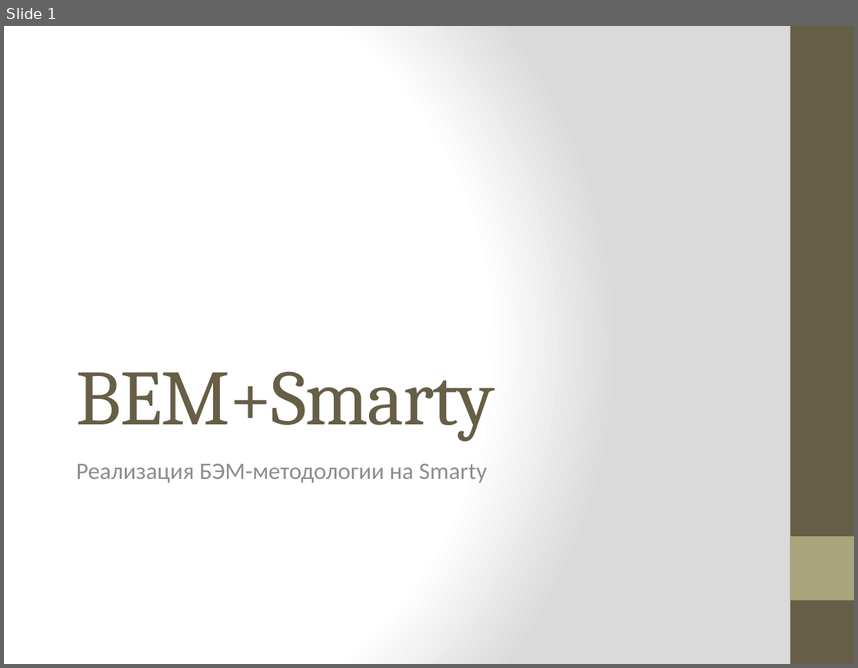
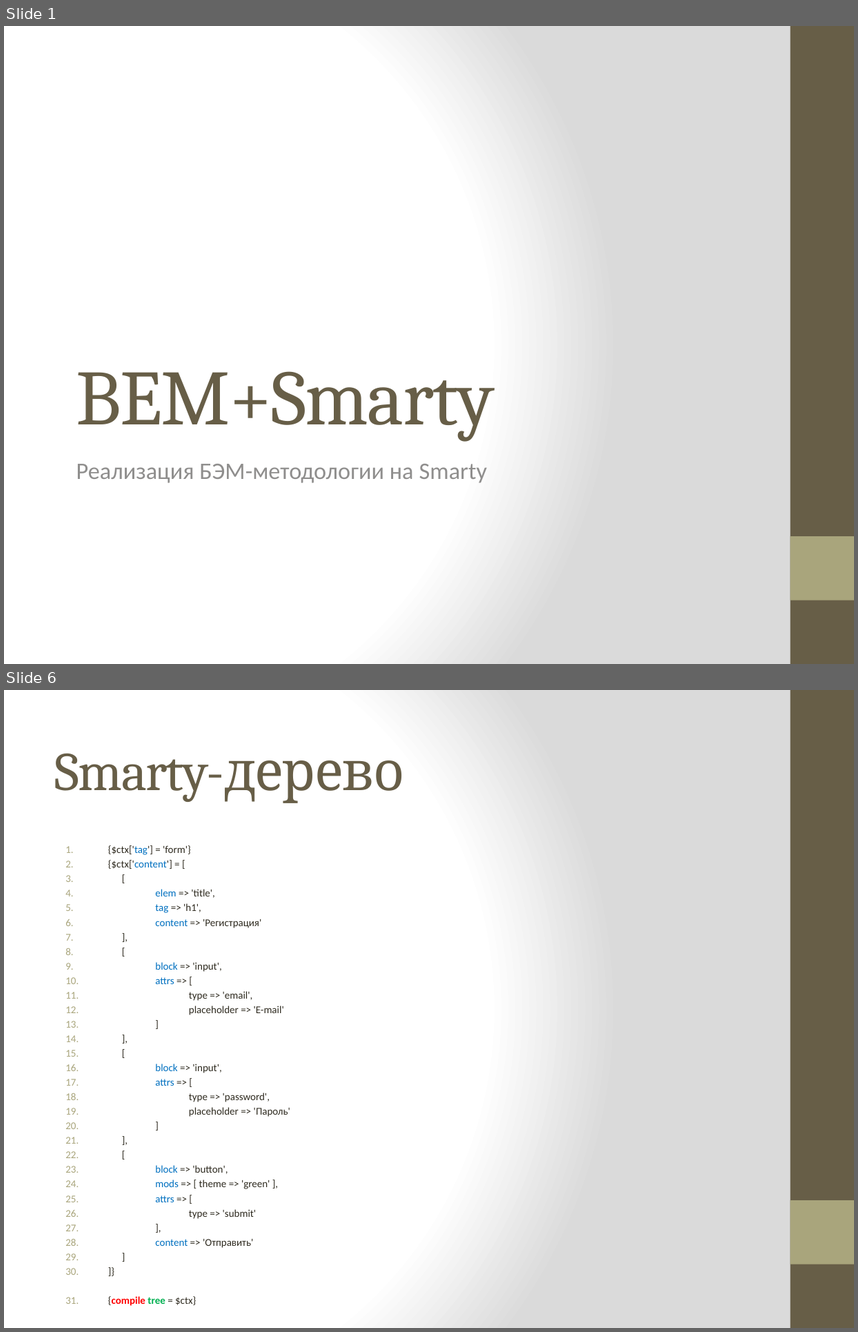
Before and after one commit to isallavat/BEM-Smarty, a slide deck: BEM+Smarty.pptx. Shown one above the other, each under a label of ours: slide 1 before the commit, slides 1 and 6 after it; the slides between them are not shown. The pictures are 858x668 and 858x1332 pixels, drawn with LibreOffice and Linux fonts; fonts in the diff are those of the drawing. Boxes give left, top, right and bottom in pixels: in the first picture for what was removed or moved away, otherwise in the second. Text is boxed around its words. In the diff, an @@ line names an element or a change of style, - is before the commit and + after.

```diff
--- a/BEM+Smarty.pptx
+++ b/BEM+Smarty.pptx
@@ slide 6 added at box(4, 690, 854, 1328), background gradient #FFFFFF to #DADADA; not listed: 2 template elements that a slide beside it also shows @@
@@ title added at box(55, 753, 405, 802), 46 pt, text #675E47 @@
+Smarty-дерево
@@ text added at box(108, 845, 290, 1248), 8.8 pt, text #2F2B20 @@
+1. {$ctx['tag'] = 'form'}
+2. {$ctx['content'] = [
+3. [
+4. elem => 'title',
+5. tag => 'h1',
+6. content => 'Регистрация'
+7. ],
+8. [
+9. block => 'input',
+10. attrs => [
+11. type => 'email',
+12. placeholder => 'E-mail'
+13. ]
+14. ],
+15. [
+16. block => 'input',
+17. attrs => [
+18. type => 'password',
+19. placeholder => 'Пароль'
+20. ]
+21. ],
+22. [
+23. block => 'button',
+24. mods => [ theme => 'green' ],
+25. attrs => [
+26. type => 'submit'
+27. ],
+28. content => 'Отправить'
+29. ]
+30. ]}
+31. {compile tree = $ctx}
```
Also in this commit, not shown: 1 slide changed, 4 other slides added, 25 other files.
